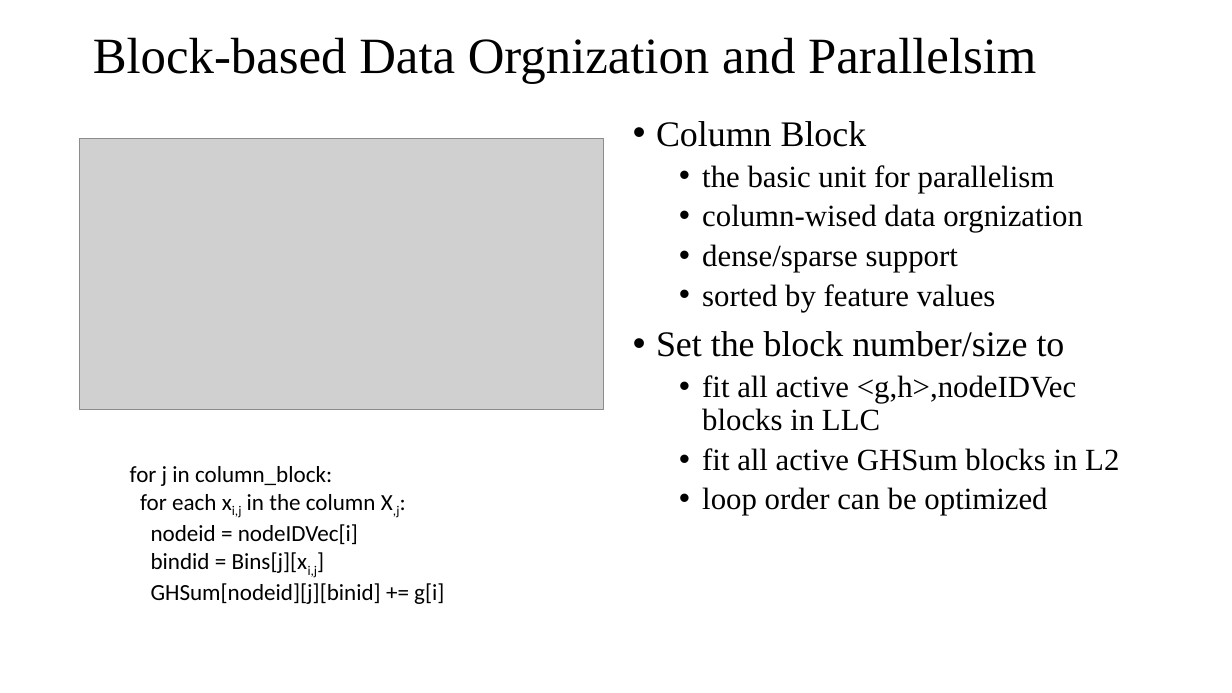
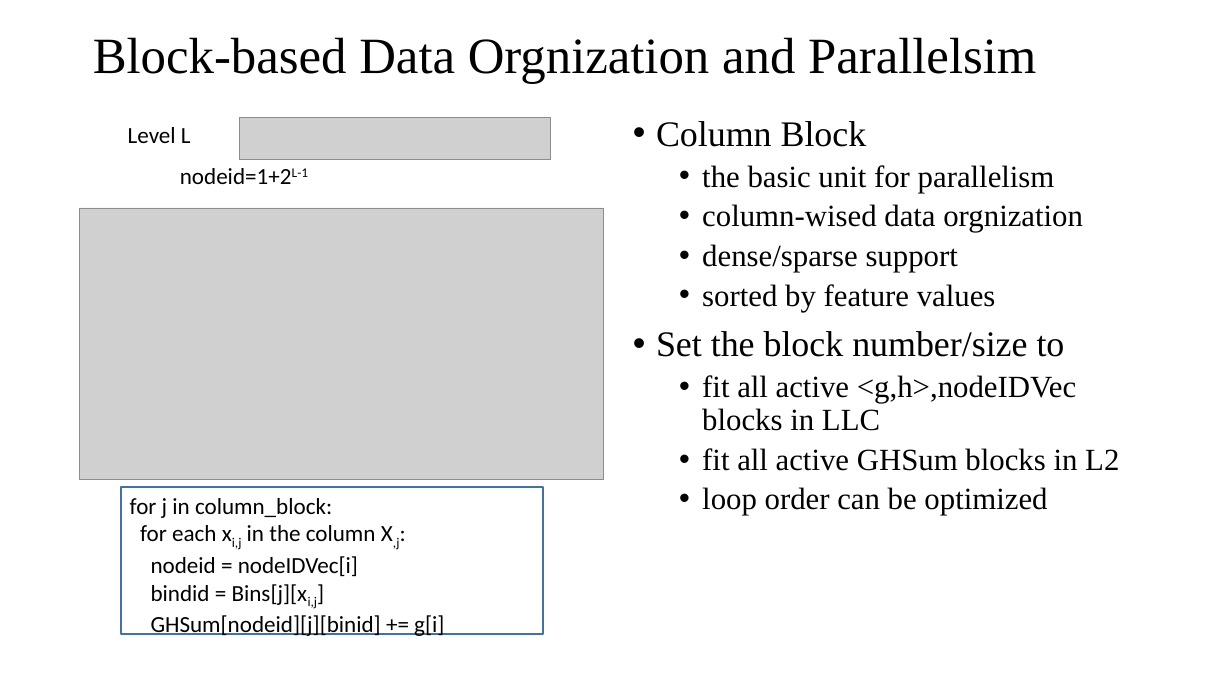
Before and after one commit to DSC-SPIDAL/harp, a slide deck: slide 22 of doc/meeting/0919-DistributedGBT-II/DistributedGBT-II-09192018.pptx. Drawn at 1232x693 pixels with LibreOffice and Linux fonts; fonts in the diff are those of the drawing; grey boxes stand for pictures. Boxes give left, top, right and bottom in pixels: in the first picture for what was removed or moved away, otherwise in the second. Text is boxed around its words. In the diff, an @@ line names an element or a change of style, - is before the commit and + after.

```diff
--- a/doc/meeting/0919-DistributedGBT-II/DistributedGBT-II-09192018.pptx
+++ b/doc/meeting/0919-DistributedGBT-II/DistributedGBT-II-09192018.pptx
@@ picture added at (x1=239, y1=117, x2=550, y2=160) @@
@@ text added at (x1=128, y1=127, x2=191, y2=143), 18 pt, text #000000 @@
+Level L
@@ text added at (x1=180, y1=168, x2=308, y2=184), 18 pt, text #000000 @@
+nodeid=1+2L-1
@@ picture moved from (x1=80, y1=139, x2=604, y2=410) to (x1=80, y1=208, x2=604, y2=480) @@
@@ rectangle "for j in column_block:" resized from (x1=130, y1=466, x2=444, y2=604) to (x1=121, y1=487, x2=544, y2=635) @@
@@ rectangle "for j in column_block:" at (x1=121, y1=487, x2=544, y2=635): outline none to #43739E 1.5 pt @@
```
Also in this commit, not shown: 14 other slides changed, 1 slide added, 1 slide removed, 4 other files.
